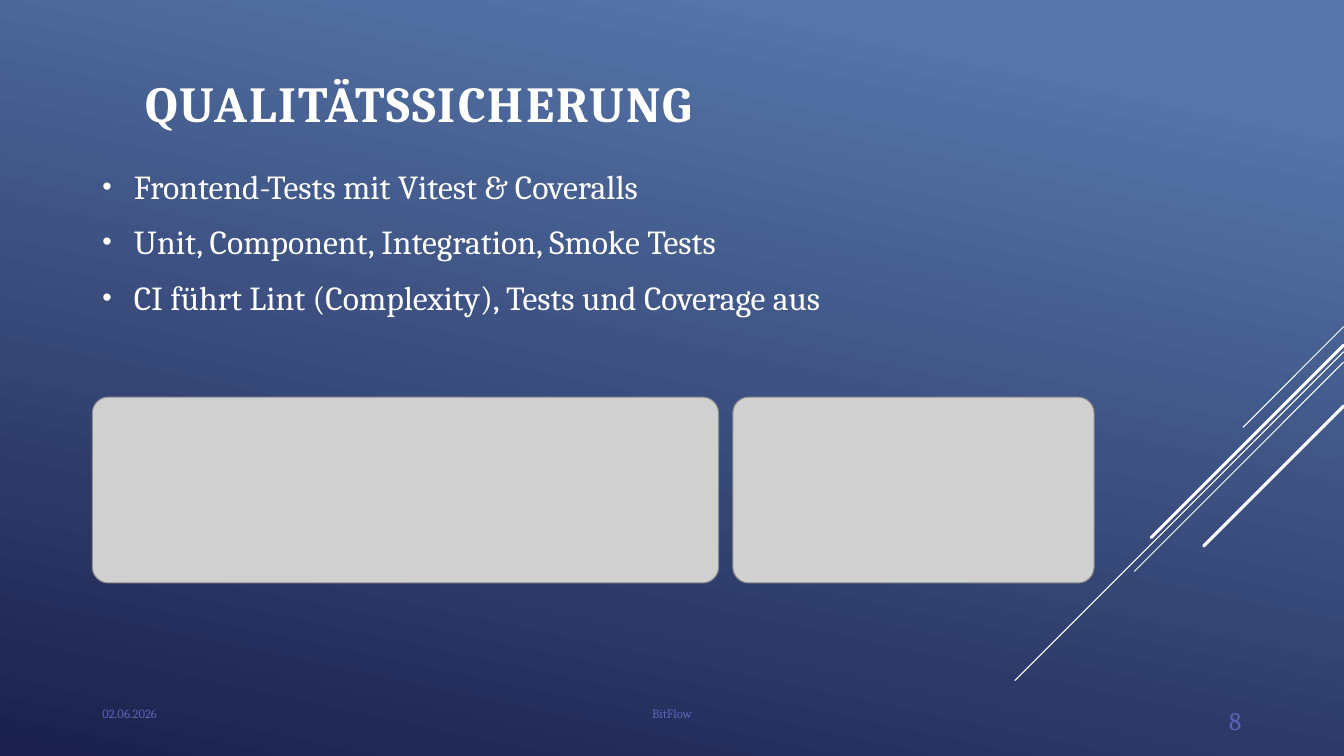
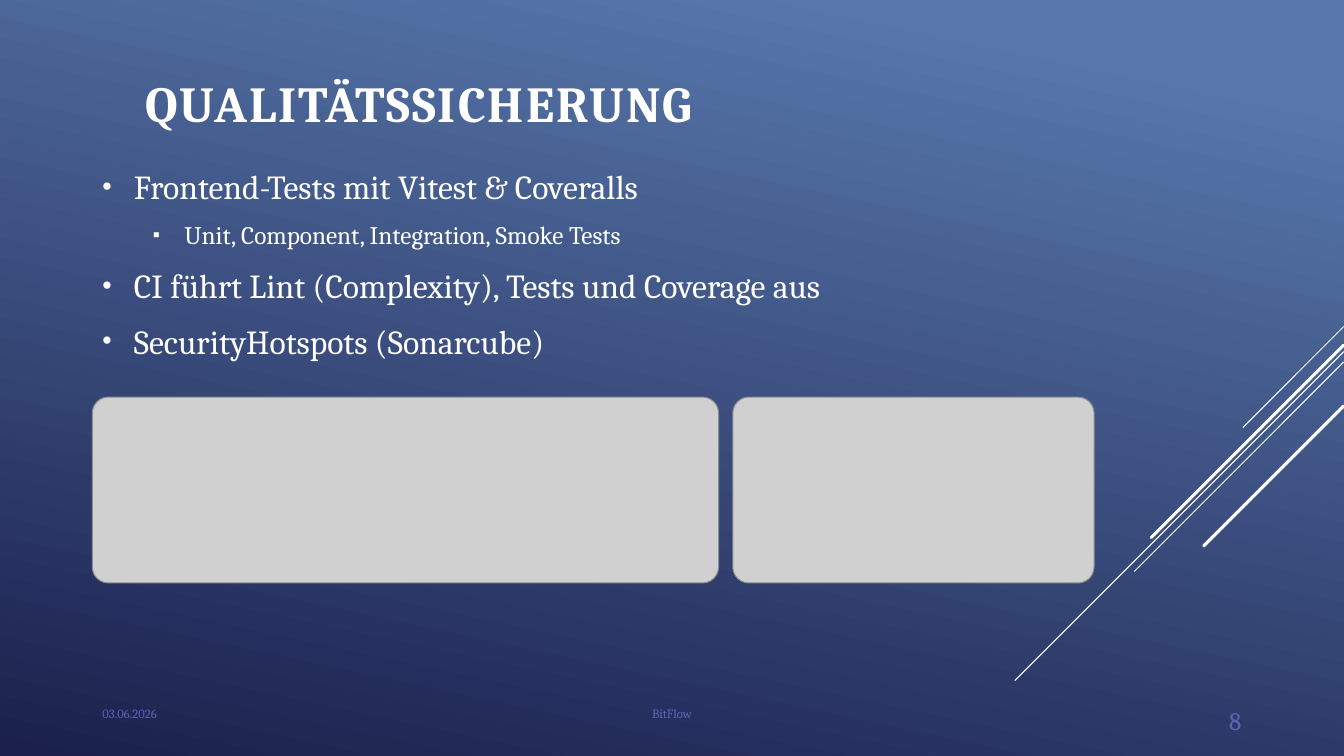
Before and after one commit to BitFlow-DHBW/BitFlow, a slide deck: slide 8 of docs/BitFlow - Abschlusspräsentation.pptx. Drawn at 1344x756 pixels with LibreOffice and Linux fonts; fonts in the diff are those of the drawing; grey boxes stand for pictures; background and template pictures are left out. Boxes give left, top, right and bottom in pixels: in the first picture for what was removed or moved away, otherwise in the second. Text is boxed around its words. In the diff, an @@ line names an element or a change of style, - is before the commit and + after.

```diff
--- a/docs/BitFlow - Abschlusspräsentation.pptx
+++ b/docs/BitFlow - Abschlusspräsentation.pptx
@@ text at <box>184,226,620,250</box>: size 24 to 18 pt in "Unit, Component, Integration, Smoke Tests"; bullet • to ▪; list level 1 to 2 in "Unit, Component, Integration, Smoke Tests" @@
@@ text at <box>134,330,544,362</box>: paragraph added @@
+• SecurityHotspots (Sonarcube)
@@ text at <box>102,709,156,718</box>: text changed @@
-02.06.2026
+03.06.2026
```
Also in this commit, not shown: 24 other slides changed, 2 other files.
